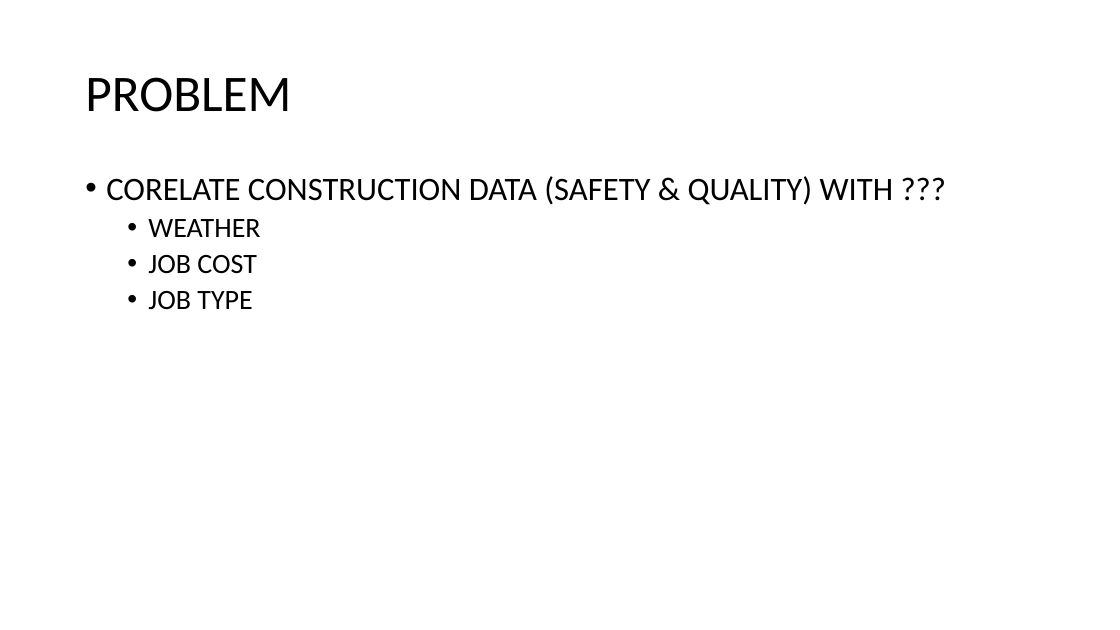
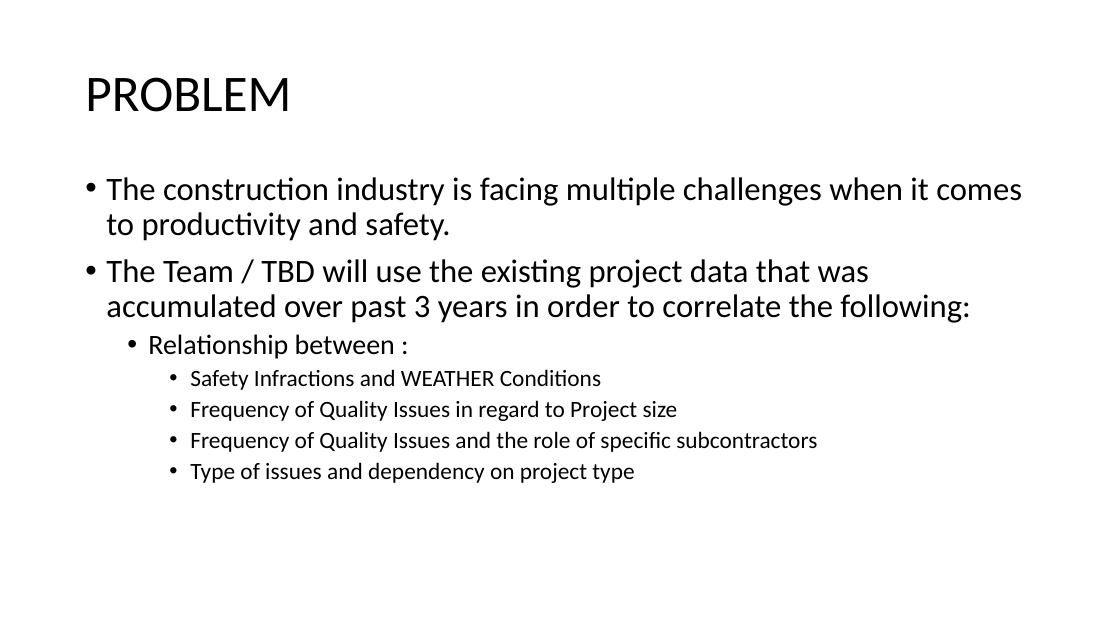
Before and after one commit to zigot1/PROJECT_02, a slide deck: slide 2 of PROJECT_02.pptx. Drawn at 1120x630 pixels with LibreOffice and Linux fonts; fonts in the diff are those of the drawing; background and template pictures are left out. Boxes give left, top, right and bottom in pixels: in the first picture for what was removed or moved away, otherwise in the second. Text is boxed around its words. In the diff, an @@ line names an element or a change of style, - is before the commit and + after.

Commit message:
20200222_02
New Data

```diff
--- a/PROJECT_02.pptx
+++ b/PROJECT_02.pptx
@@ text at [106,177,1022,483]: text changed @@
-• CORELATE CONSTRUCTION DATA (SAFETY & QUALITY) WITH ???
-  • WEATHER
-  • JOB COST
-  • JOB TYPE
+• The construction industry is facing multiple challenges when it comes to productivity and safety.
+• The Team / TBD will use the existing project data that was accumulated over past 3 years in order to correlate the following:
+  • Relationship between :
+    • Safety Infractions and WEATHER Conditions
+    • Frequency of Quality Issues in regard to Project size
+    • Frequency of Quality Issues and the role of specific subcontractors
+    • Type of issues and dependency on project type
```
Also in this commit, not shown: 2 other files.
